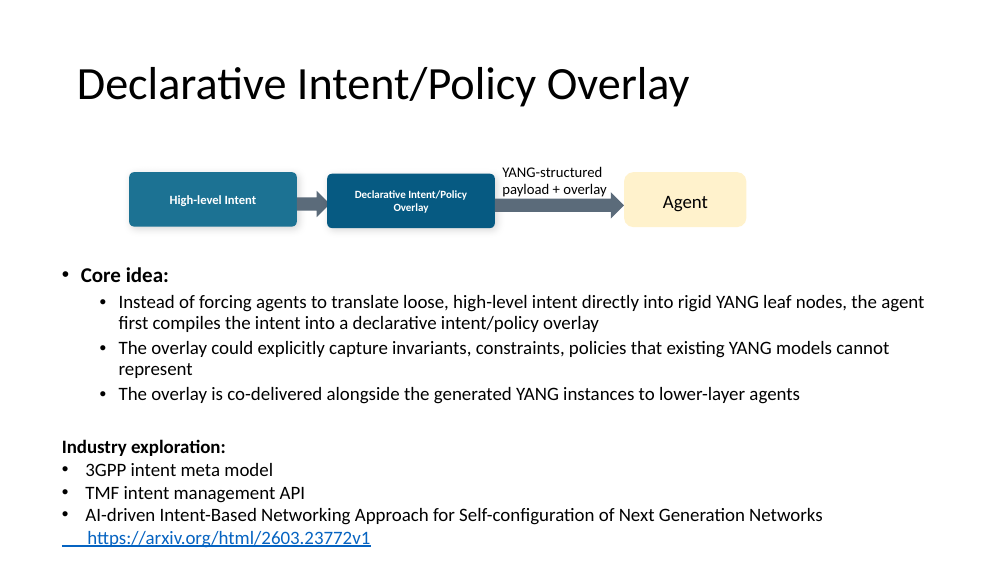
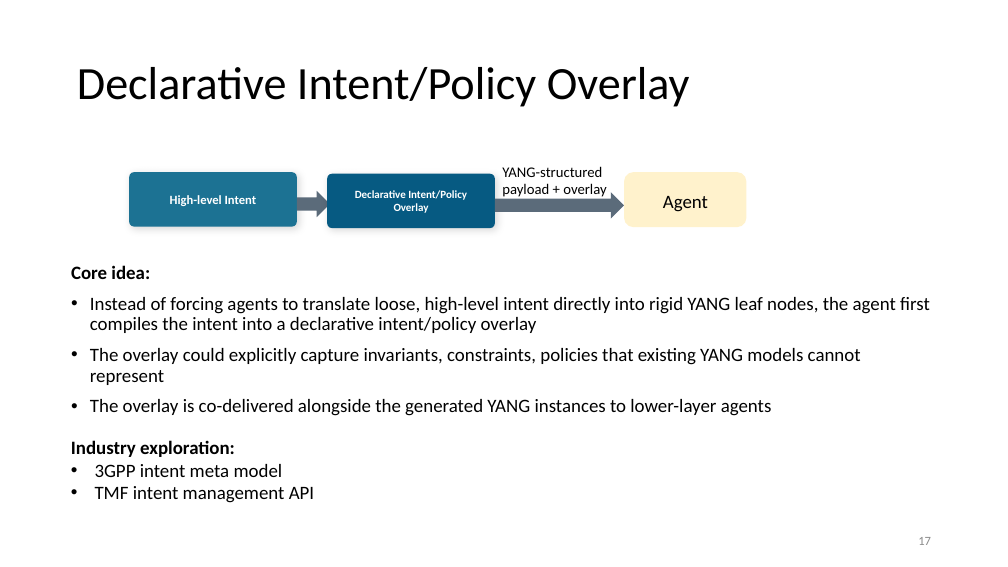
Before and after one commit to QiufangMa/AgentImpact2YANG, a slide deck: slide 16 of Side Meetings/AgentImpact2YANG.pptx (slide 17 before the commit). Drawn at 1008x567 pixels with LibreOffice and Linux fonts; fonts in the diff are those of the drawing. Boxes give left, top, right and bottom in pixels: in the first picture for what was removed or moved away, otherwise in the second. Text is boxed around its words. In the diff, an @@ line names an element or a change of style, - is before the commit and + after.

```diff
--- a/Side Meetings/AgentImpact2YANG.pptx
+++ b/Side Meetings/AgentImpact2YANG.pptx
@@ text "Core idea:": place and size @@
-text "Core idea:" at box(81, 267, 924, 404)
+text "Core idea:" at box(71, 265, 930, 416)
@@ text "Core idea:" at box(71, 265, 930, 416): size 20 to 18 pt in "Core idea:"; bullet • to none; list level 2 to 1 in "Instead of forcing agents to ..."; list level 2 to 1 in "The overlay could explicitly capture ..."; list level 2 to 1 in "The overlay is co-delivered alongside ..." @@
@@ text "Industry exploration:": place and size @@
-text "Industry exploration:" at box(62, 439, 823, 548)
+text "Industry exploration:" at box(71, 440, 314, 503)
@@ text at box(85, 508, 823, 548): paragraphs removed @@
-• AI-driven Intent-Based Networking Approach for Self-configuration of Next Generation Networks
-https://arxiv.org/html/2603.23772v1
@@ text added at box(918, 537, 931, 545), 12 pt, text #8C8C8C @@
+17
```
Also in this commit, not shown: 13 other slides changed, 3 slides added, 2 slides removed, 1 other file.
